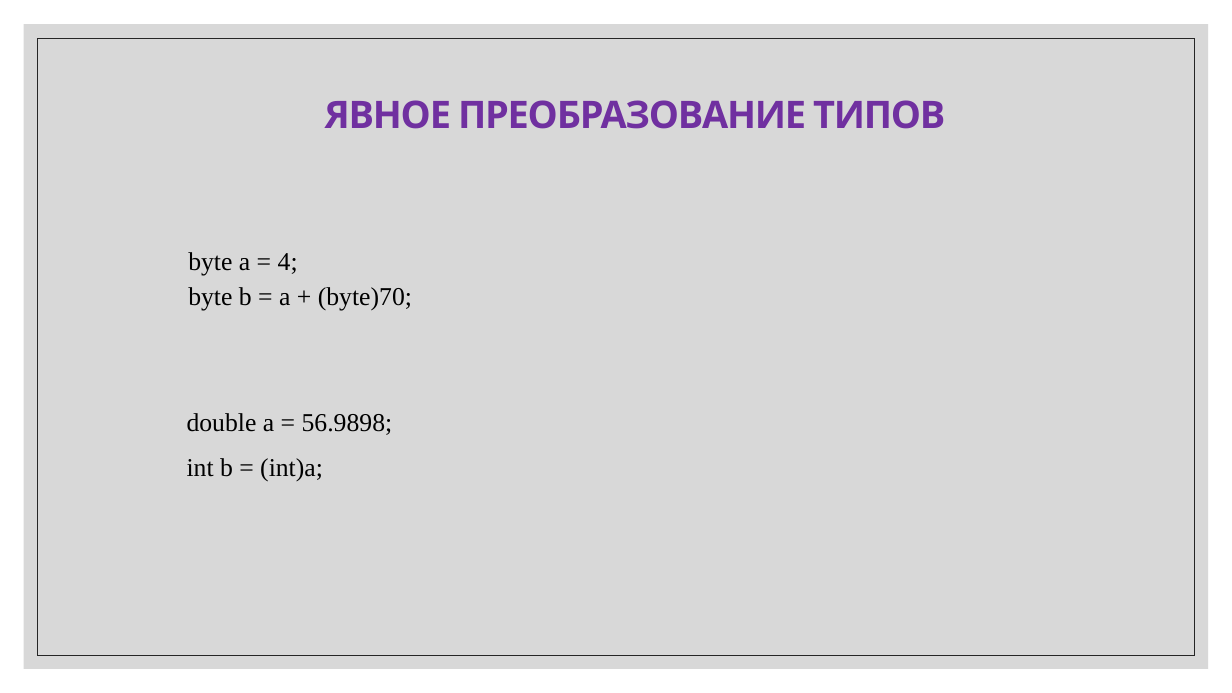
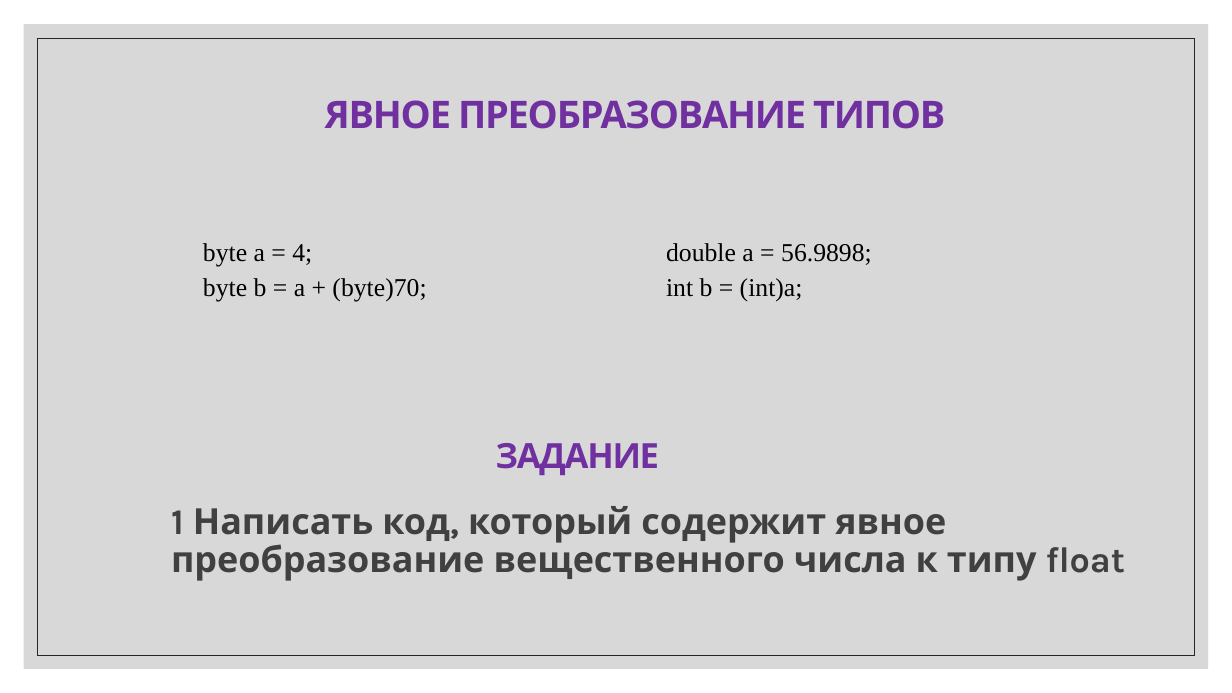
Before and after one commit to IriEfremova/LessonsCube, a slide deck: slide 31 of Unity/Lesson3/PeremennieOperation.pptx (slide 30 before the commit). Drawn at 1232x693 pixels with LibreOffice and Linux fonts; fonts in the diff are those of the drawing. Boxes give left, top, right and bottom in pixels: in the first picture for what was removed or moved away, otherwise in the second. Text is boxed around its words. In the diff, an @@ line names an element or a change of style, - is before the commit and + after.

```diff
--- a/Unity/Lesson3/PeremennieOperation.pptx
+++ b/Unity/Lesson3/PeremennieOperation.pptx
@@ text "byte a = 4;": place and size @@
-text "byte a = 4;" at (188, 252, 412, 311)
+text "byte a = 4;" at (203, 243, 426, 302)
@@ text "double a = 56.9898;": place and size @@
-text "double a = 56.9898;" at (187, 413, 393, 481)
+text "double a = 56.9898;" at (666, 243, 872, 302)
@@ text "double a = 56.9898;" at (666, 243, 872, 302): indent changed; less space between paragraphs @@
@@ text added at (496, 443, 660, 475), 27 pt, text #7030A0, bold @@
+ЗАДАНИЕ
@@ text added at (171, 506, 1125, 581), 28 pt, text #404040, bold @@
+1 Написать код, который содержит явное преобразование вещественного числа к типу float
```
Also in this commit, not shown: 1 other slide changed, 1 slide added, 3 other files.
